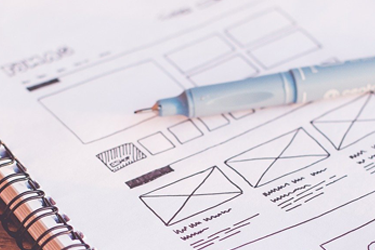
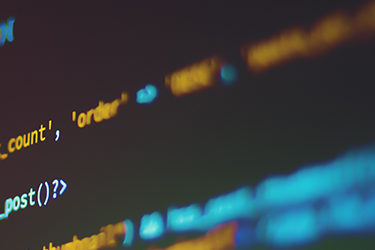
Before/after of a 375×250 layered artwork. What changed in the layer stack:
added layer "shahadat-rahman-BfrQnKBulYQ-unsplash" in group "Artboard 1" over [0, 0, 375, 250]
